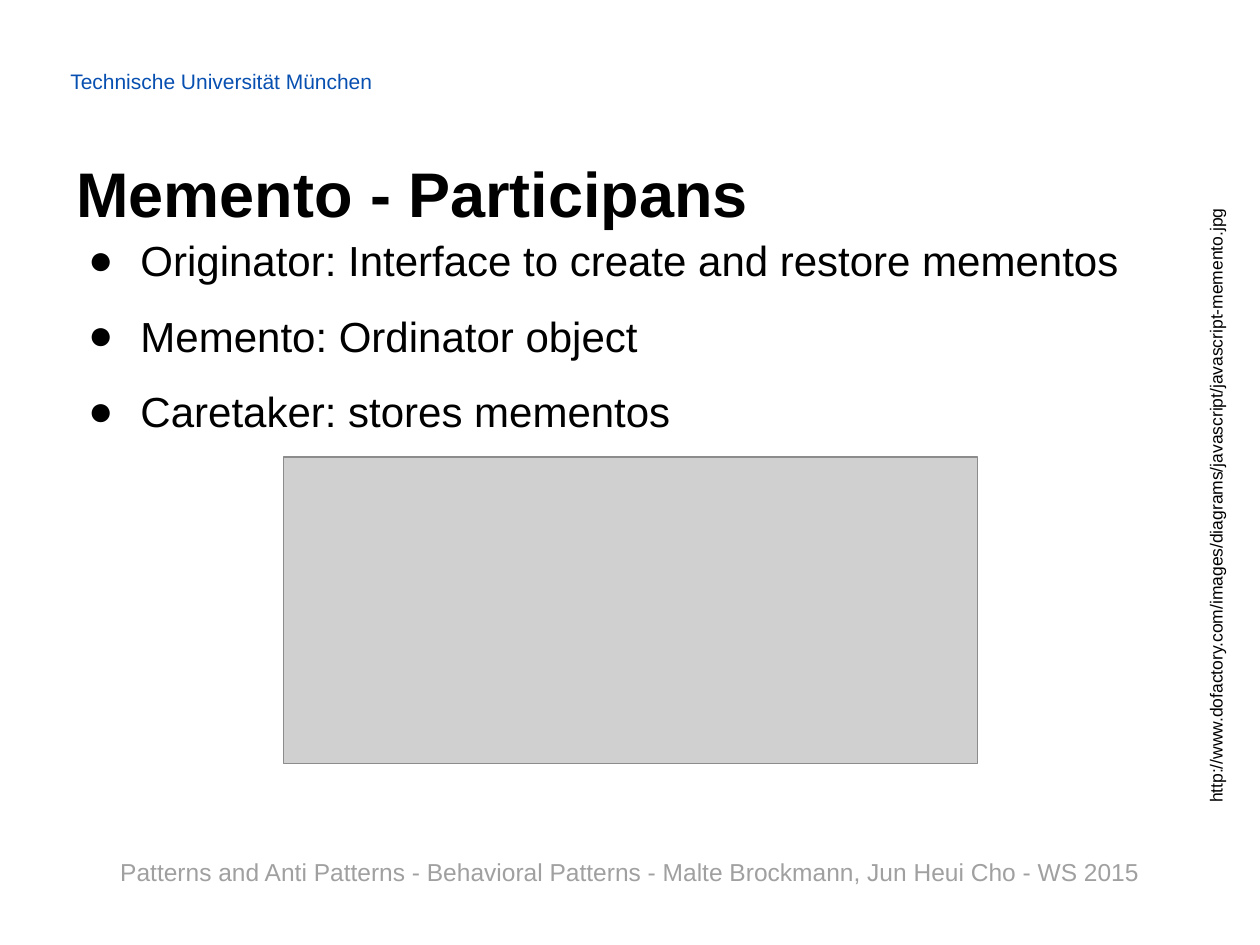
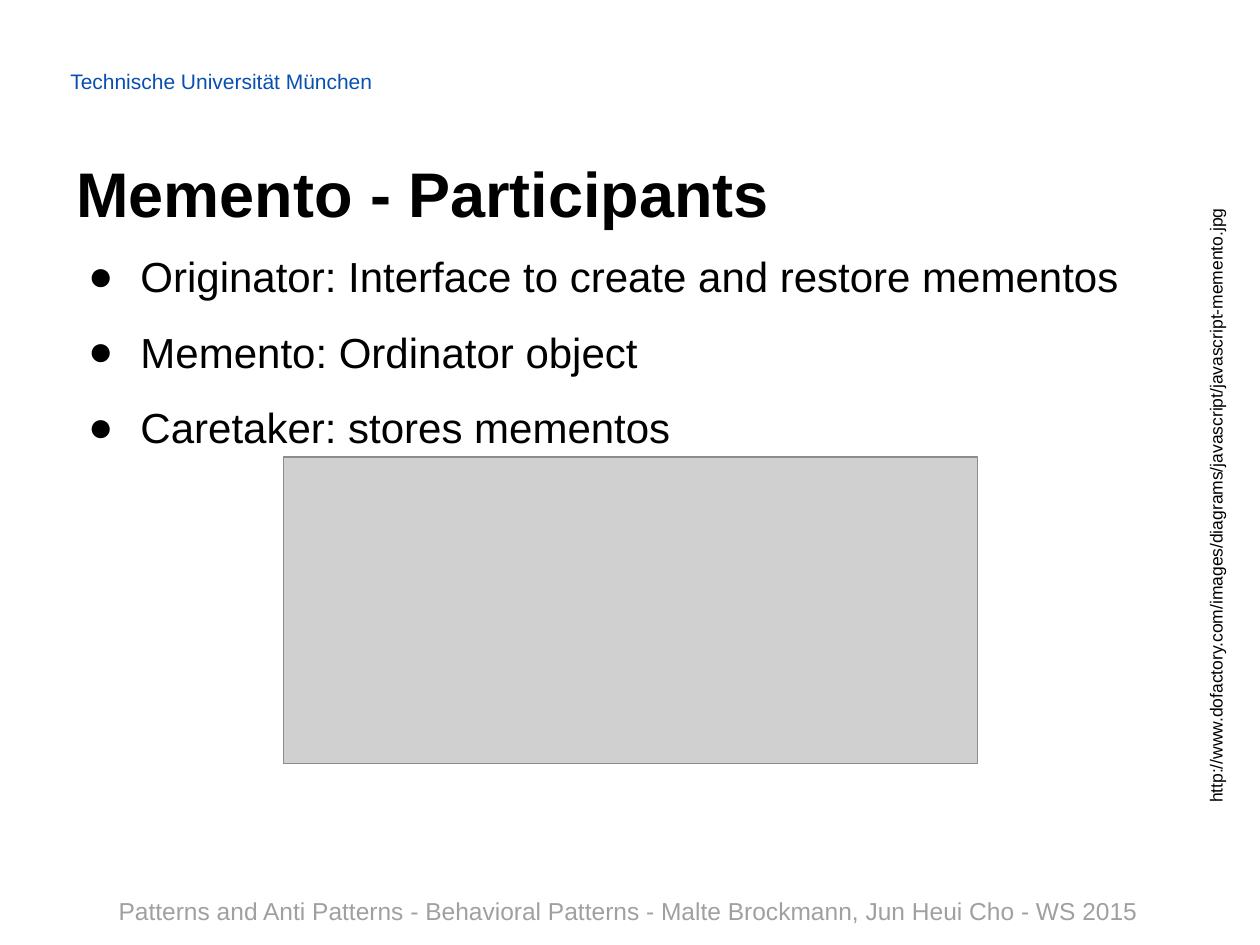
Before and after one commit to Painted6/Behavioral-design-patterns, a slide deck: slide 12 of Behavioral Patterns - JS Patterns and Anti Patterns.pptx. Drawn at 1260x945 pixels with LibreOffice and Linux fonts; fonts in the diff are those of the drawing; grey boxes stand for pictures; background and template pictures are left out. Boxes give left, top, right and bottom in pixels: in the first picture for what was removed or moved away, otherwise in the second. Text is boxed around its words. In the diff, an @@ line names an element or a change of style, - is before the commit and + after.

```diff
--- a/Behavioral Patterns - JS Patterns and Anti Patterns.pptx
+++ b/Behavioral Patterns - JS Patterns and Anti Patterns.pptx
@@ title at (x1=76, y1=171, x2=768, y2=229): text changed @@
-Memento - Participans
+Memento - Participants
@@ text "Originator: Interface to create and ..." moved from (x1=140, y1=245, x2=1118, y2=428) to (x1=140, y1=261, x2=1118, y2=444) @@
@@ text removed at (x1=120, y1=863, x2=1139, y2=884) @@
-Patterns and Anti Patterns - Behavioral Patterns - Malte Brockmann, Jun Heui Cho - WS 2015
@@ text added at (x1=119, y1=902, x2=1137, y2=923), 14 pt, text #A0A0A0 @@
+Patterns and Anti Patterns - Behavioral Patterns - Malte Brockmann, Jun Heui Cho - WS 2015
```
Also in this commit, not shown: 28 other slides changed, 2 slides added.
